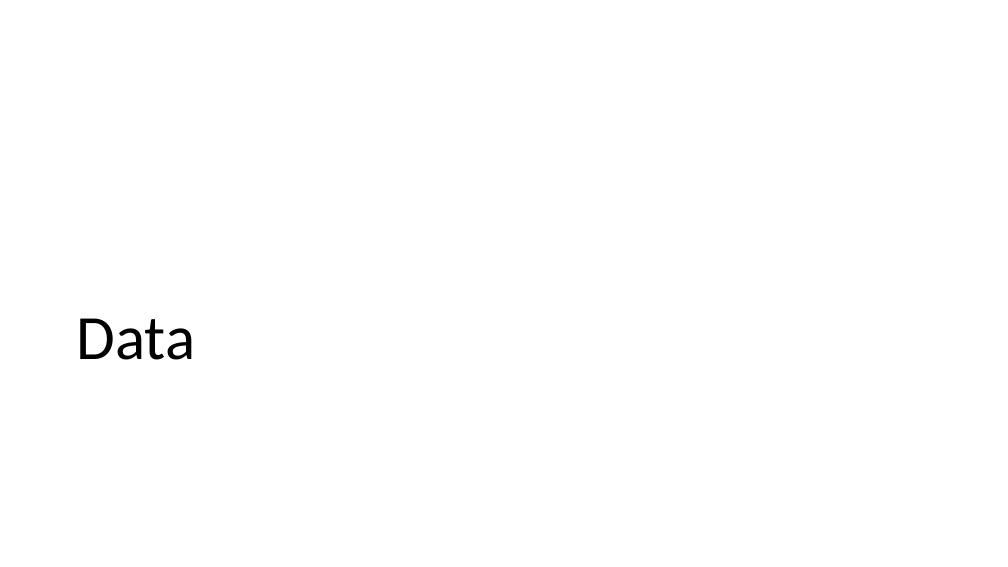
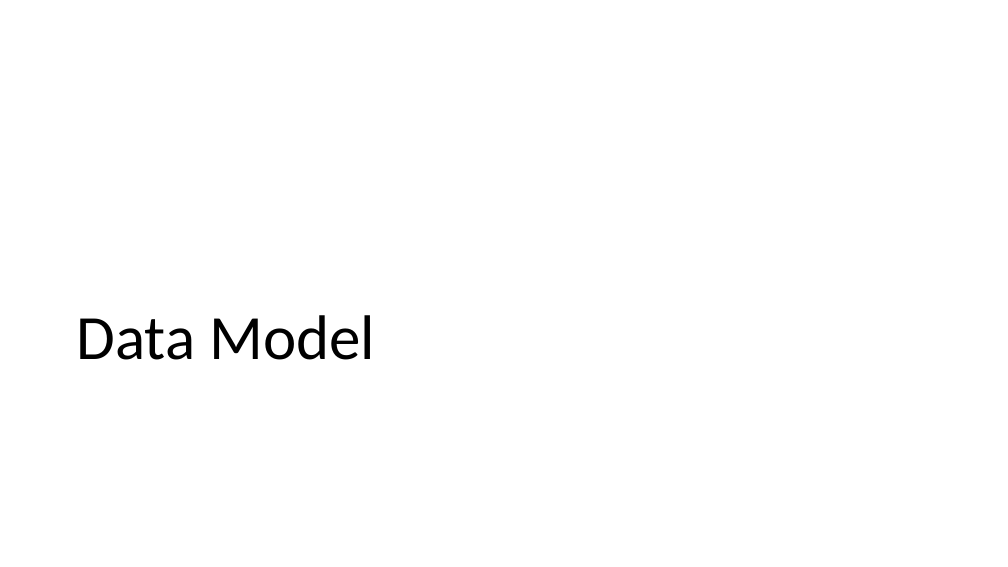
Before and after one commit to jm55/CCAPDEV-MCO, a slide deck: slide 4 of Official/Design.pptx. Drawn at 1008x567 pixels with LibreOffice and Linux fonts; fonts in the diff are those of the drawing. Boxes give left, top, right and bottom in pixels: in the first picture for what was removed or moved away, otherwise in the second. Text is boxed around its words. In the diff, an @@ line names an element or a change of style, - is before the commit and + after.

```diff
--- a/Official/Design.pptx
+++ b/Official/Design.pptx
@@ title at (76,315,375,360): text changed @@
-Data
+Data Model
```
Also in this commit, not shown: 5 other slides changed, 1 slide added, 3 slides removed, 21 other files.
